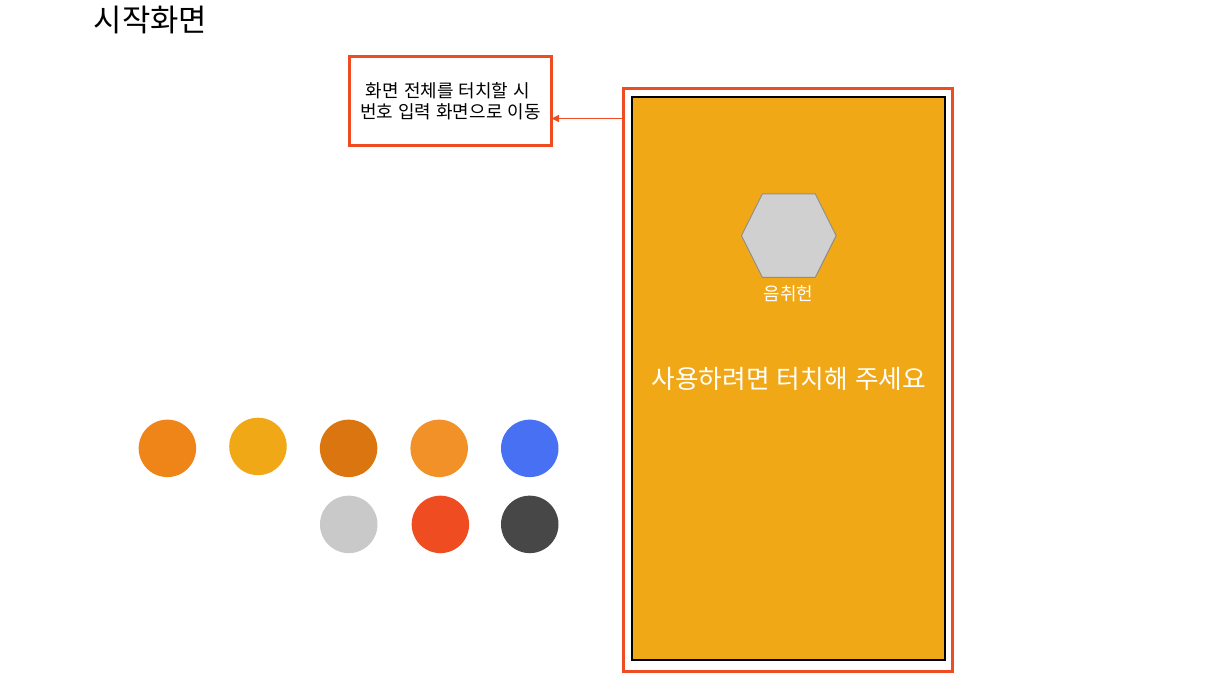
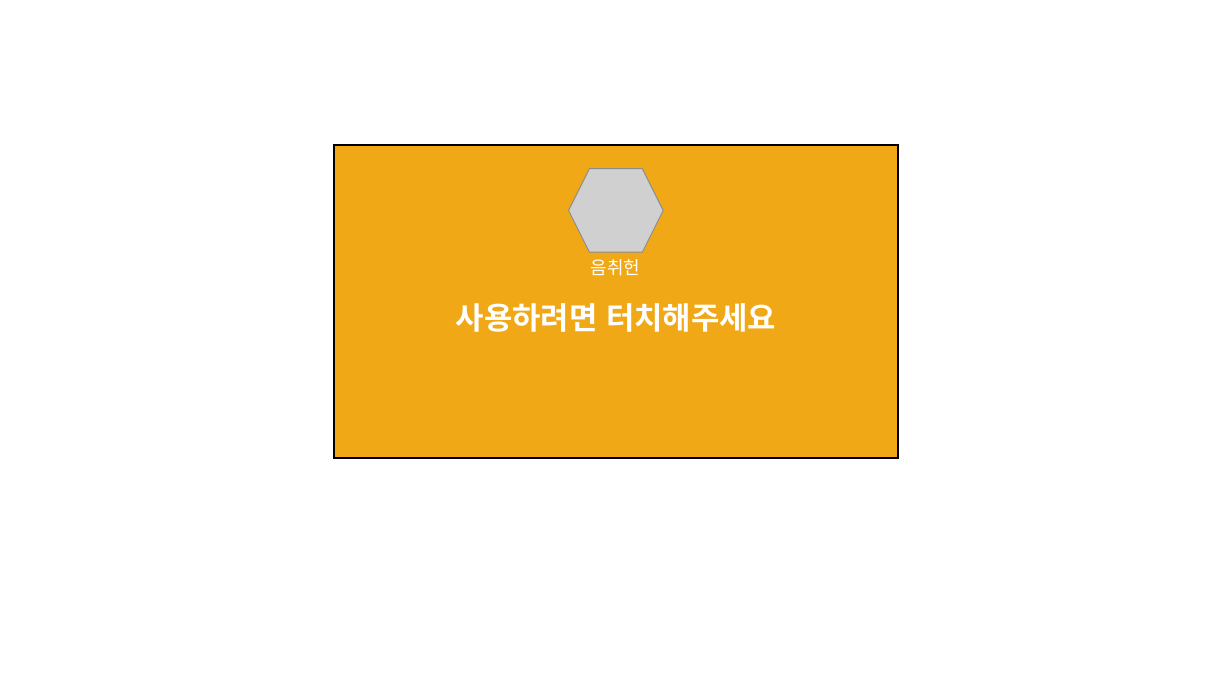
Before and after one commit to dotoleeoak/hun-piano, a slide deck: slide 1 of PianoManager/DesignDraft.pptx. Drawn at 1232x693 pixels with LibreOffice and Linux fonts; fonts in the diff are those of the drawing; grey boxes stand for pictures. Boxes give left, top, right and bottom in pixels: in the first picture for what was removed or moved away, otherwise in the second. Text is boxed around its words. In the diff, an @@ line names an element or a change of style, - is before the commit and + after.

```diff
--- a/PianoManager/DesignDraft.pptx
+++ b/PianoManager/DesignDraft.pptx
@@ title removed at [94,5,207,34] @@
-시작화면
@@ rectangle removed at [349,57,552,146] @@
-화면 전체를 터치할 시
-번호 입력 화면으로 이동
@@ rectangle removed at [624,89,954,671] @@
@@ arrow removed from (623, 118) to (552, 118) @@
@@ rectangle "사용하려면 터치해주세요": place and size @@
-rectangle "사용하려면 터치해주세요" at [632,97,945,661]
+rectangle "사용하려면 터치해주세요" at [334,145,897,458]
@@ rectangle "사용하려면 터치해주세요" at [334,145,897,458]: outline #000000 1.5 pt to none @@
@@ rectangle added at [335,145,898,458], outline #000000 1.5 pt @@
@@ picture: place and size @@
-picture at [741,194,836,277]
+picture at [568,169,663,252]
@@ text "음취헌": place and size @@
-text "음취헌" at [764,285,814,302]
+text "음취헌" at [591,259,641,276]
@@ text in rectangle at [456,303,776,332]: text changed; size 20 to 24 pt; bold on @@
-사용하려면 터치해 주세요
+사용하려면 터치해주세요
@@ ellipse removed at [229,418,287,475] @@
@@ ellipse removed at [139,420,196,477] @@
@@ ellipse removed at [320,420,377,477] @@
@@ ellipse removed at [410,420,468,477] @@
@@ ellipse removed at [501,420,558,477] @@
@@ ellipse removed at [320,495,377,553] @@
@@ ellipse removed at [411,495,469,553] @@
@@ ellipse removed at [501,495,558,553] @@
```
Also in this commit, not shown: 5 other slides changed, 4 other files.
